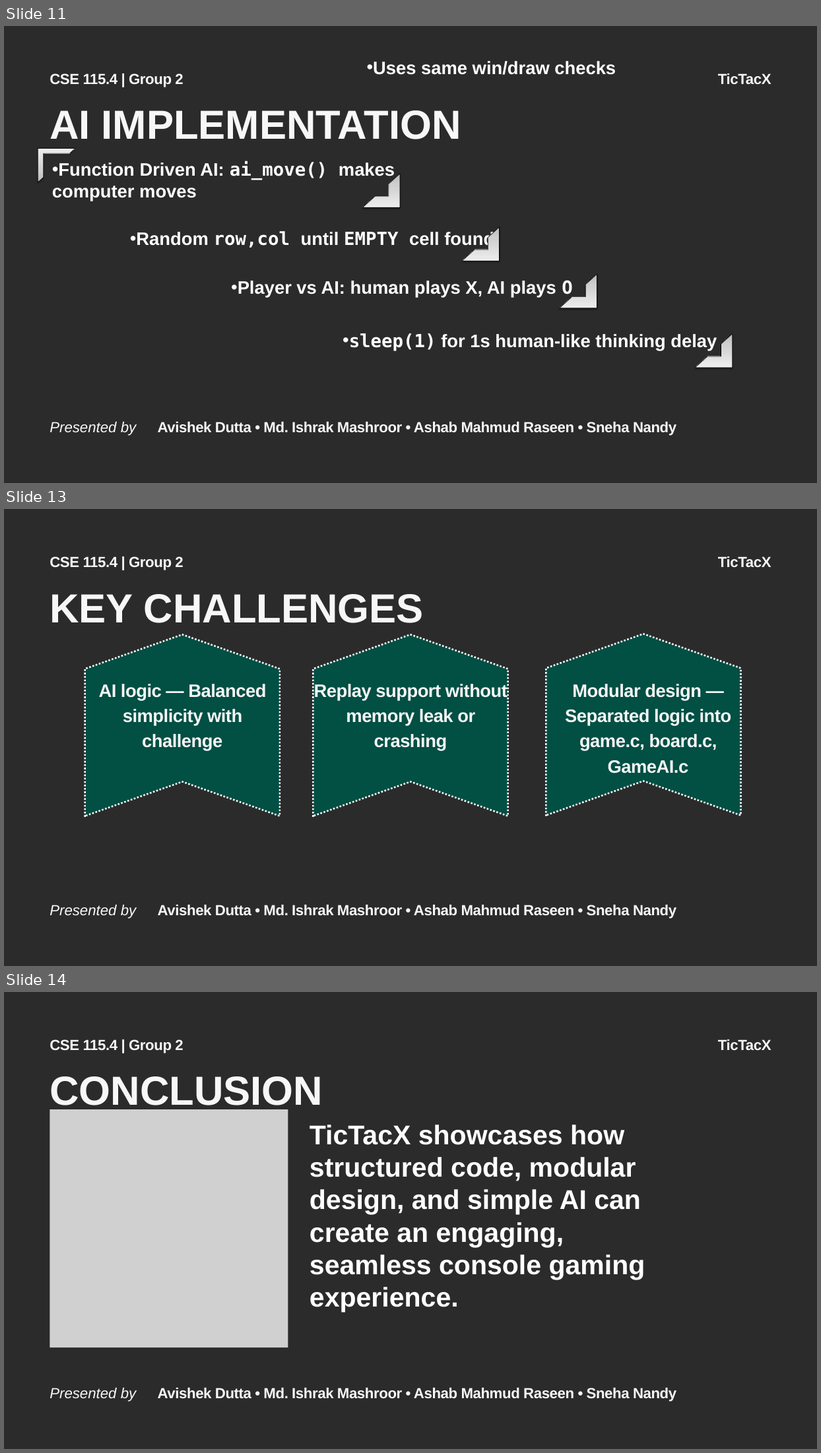
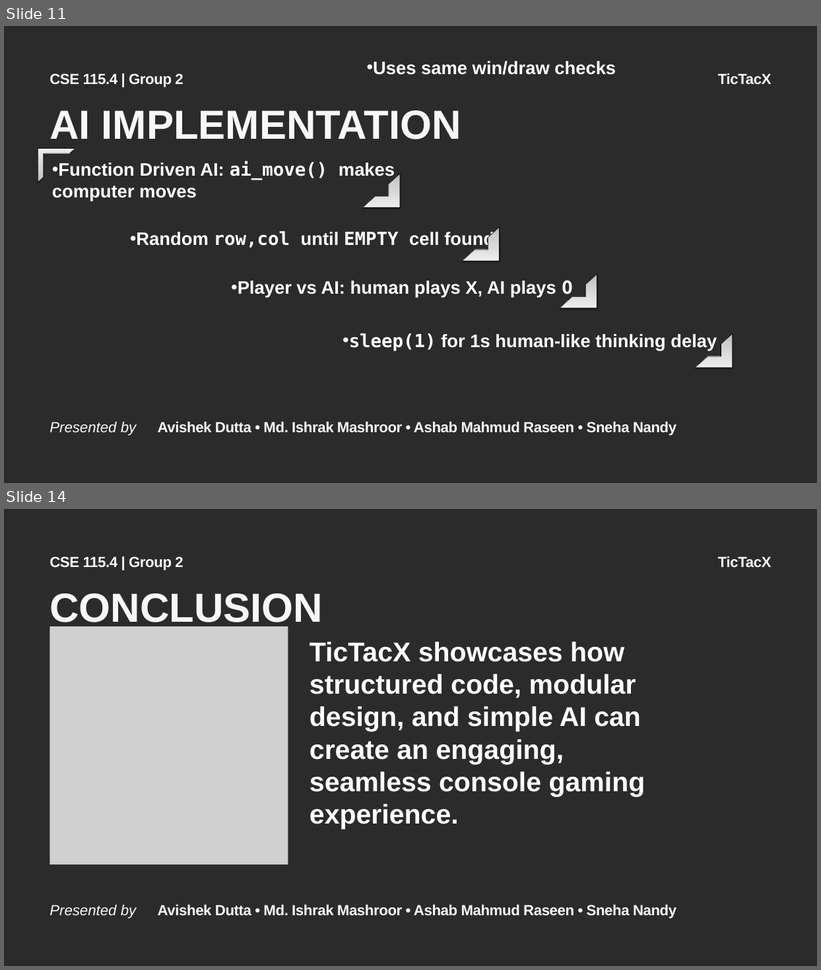
Before and after one commit to tyroruyk/tictacx, a slide deck: others/TicTacX.pptx. Shown one above the other, each under a label of ours: slides 11, 13 and 14 before the commit, slides 11 and 14 after it; the slides between them are not shown. The pictures are 821x1453 and 821x970 pixels, drawn with LibreOffice and Linux fonts; fonts in the diff are those of the drawing; grey boxes stand for pictures; background and template pictures are left out; a plain dark background stands for a picture behind light text. Boxes give left, top, right and bottom in pixels: in the first picture for what was removed or moved away, otherwise in the second. Text is boxed around its words. In the diff, an @@ line names an element or a change of style, - is before the commit and + after.

```diff
--- a/others/TicTacX.pptx
+++ b/others/TicTacX.pptx
@@ slide 13 removed at box(4, 509, 817, 966), background picture (left out); not listed: 4 template elements that a slide beside it also shows @@
@@ text removed at box(50, 594, 424, 623) @@
-KEY CHALLENGES
@@ freeform shape removed at box(85, 634, 280, 817) @@
@@ freeform shape removed at box(314, 634, 508, 817) @@
@@ freeform shape removed at box(547, 634, 741, 815) @@
@@ text removed at box(99, 684, 266, 751) @@
-AI logic — Balanced simplicity with challenge
@@ text removed at box(314, 684, 508, 751) @@
-Replay support without memory leak or crashing
@@ text removed at box(565, 684, 732, 774) @@
-Modular design — Separated logic into game.c, board.c, GameAI.c
```
Also in this commit, not shown: 2 slides changed, 1 slide added.
